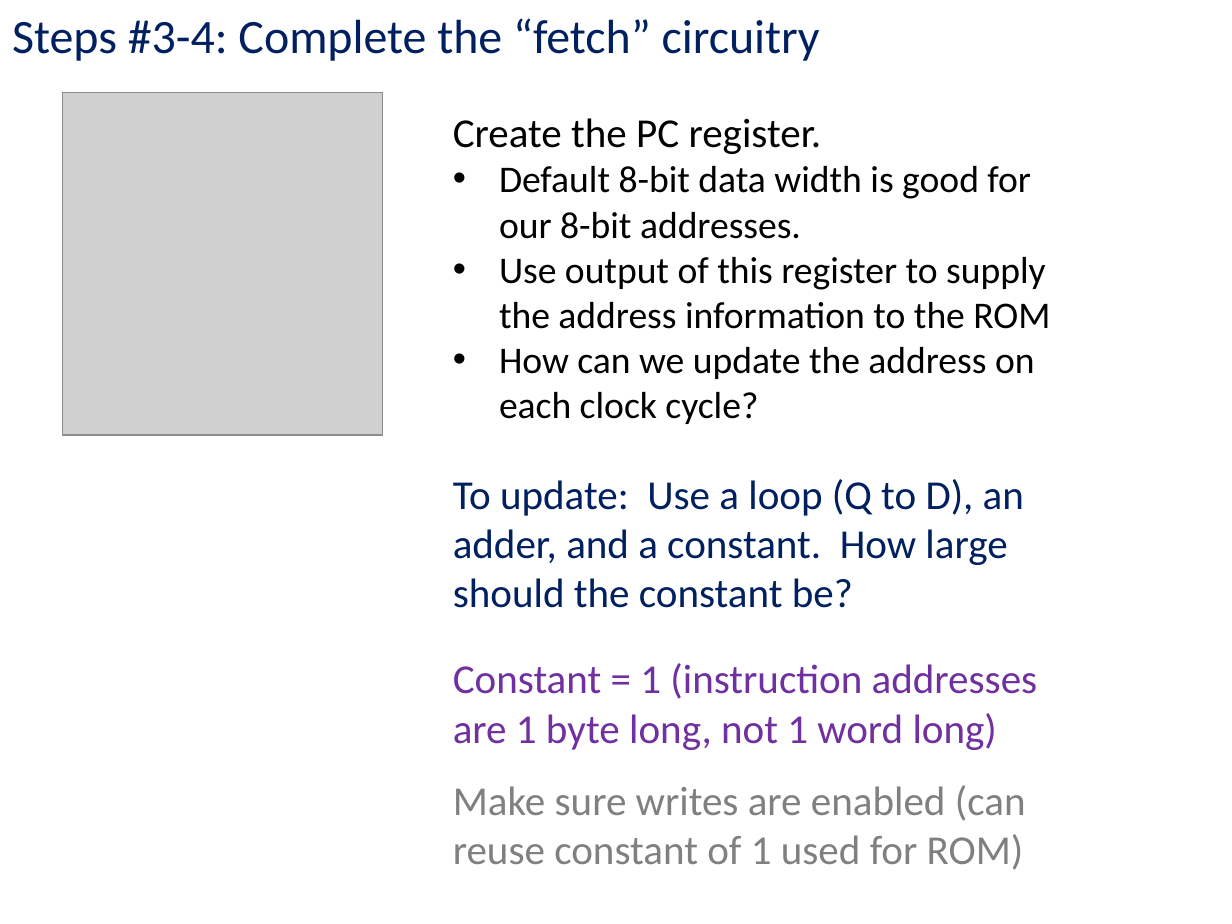
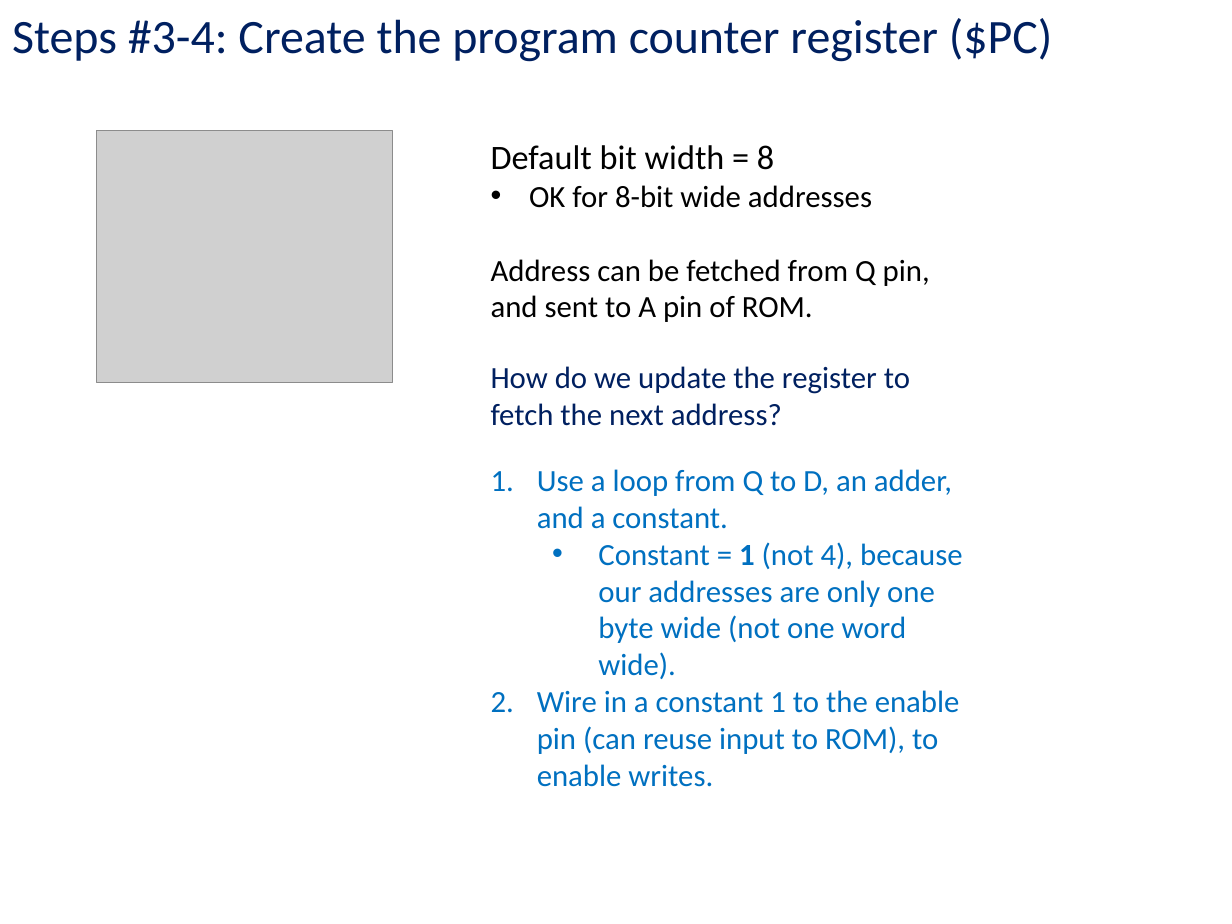
Before and after one commit to kc13/CS447TK, a slide deck: slide 5 of cs447tk_rec_lab10_apr2.pptx. Drawn at 1232x924 pixels with LibreOffice and Linux fonts; fonts in the diff are those of the drawing; grey boxes stand for pictures. Boxes give left, top, right and bottom in pixels: in the first picture for what was removed or moved away, otherwise in the second. Text is boxed around its words. In the diff, an @@ line names an element or a change of style, - is before the commit and + after.

Commit message:
edited ALU slide

```diff
--- a/cs447tk_rec_lab10_apr2.pptx
+++ b/cs447tk_rec_lab10_apr2.pptx
@@ text at <box>12,18,1053,62</box>: text changed @@
-Steps #3-4: Complete the “fetch” circuitry
+Steps #3-4: Create the program counter register ($PC)
@@ text removed at <box>453,118,1050,424</box> @@
-Create the PC register.
-• Default 8-bit data width is good for our 8-bit addresses.
-• Use output of this register to supply the address information to the ROM
-• How can we update the address on each clock cycle?
@@ picture: place and size @@
-picture at <box>63,92,383,435</box>
+picture at <box>97,131,393,383</box>
@@ text added at <box>491,145,930,322</box>, 18 pt, text #000000 @@
+Default bit width = 8
+• OK for 8-bit wide addresses
+Address can be fetched from Q pin, and sent to A pin of ROM.
@@ text added at <box>491,366,910,426</box>, 18 pt, text #002060 @@
+How do we update the register to fetch the next address?
@@ text at <box>537,469,963,787</box>: text changed; size 24 to 18 pt; text colour #002060 to #0070C0 @@
-To update: Use a loop (Q to D), an adder, and a constant. How large should the constant be?
+1. Use a loop from Q to D, an adder, and a constant.
+  • Constant = 1 (not 4), because our addresses are only one byte wide (not one word wide).
+2. Wire in a constant 1 to the enable pin (can reuse input to ROM), to enable writes.
@@ text removed at <box>453,663,1038,750</box> @@
-Constant = 1 (instruction addresses are 1 byte long, not 1 word long)
@@ text removed at <box>453,785,1026,870</box> @@
-Make sure writes are enabled (can reuse constant of 1 used for ROM)
```
Also in this commit, not shown: 3 other slides changed, 7 slides removed.
